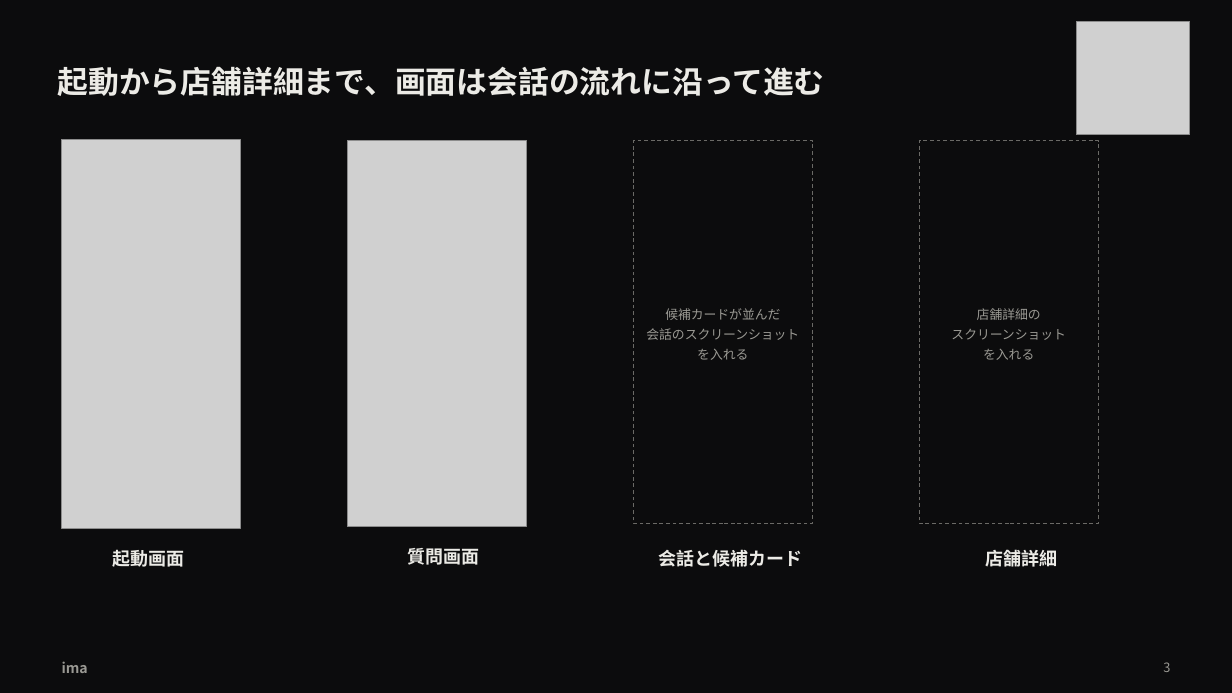
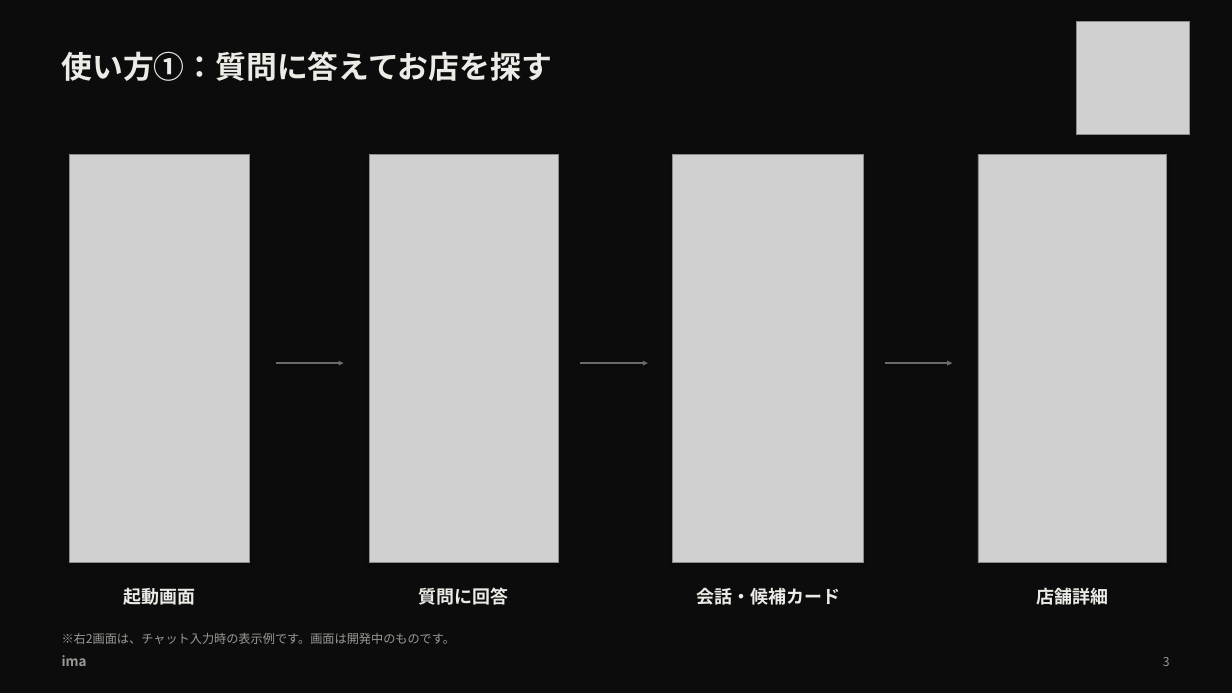
Before and after one commit to takapom/ima-app, a slide deck: slide 4 of docs/pitch/ima-pitch.pptx. Drawn at 1232x693 pixels with LibreOffice and Linux fonts; fonts in the diff are those of the drawing; grey boxes stand for pictures. Boxes give left, top, right and bottom in pixels: in the first picture for what was removed or moved away, otherwise in the second. Text is boxed around its words. In the diff, an @@ line names an element or a change of style, - is before the commit and + after.

```diff
--- a/docs/pitch/ima-pitch.pptx
+++ b/docs/pitch/ima-pitch.pptx
@@ text at box(62, 51, 552, 81): text changed @@
-起動から店舗詳細まで、画面は会話の流れに沿って進む
+使い方①：質問に答えてお店を探す
@@ picture: place and size @@
-picture at box(62, 140, 241, 529)
+picture at box(70, 154, 250, 563)
@@ rectangle: place and size @@
-rectangle at box(62, 140, 241, 524)
+rectangle at box(70, 154, 250, 563)
@@ picture: place and size @@
-picture at box(348, 140, 527, 527)
+picture at box(370, 154, 559, 563)
@@ rectangle: place and size @@
-rectangle at box(348, 140, 527, 524)
+rectangle at box(370, 154, 559, 563)
@@ rectangle: place and size @@
-rectangle at box(633, 140, 812, 524)
+rectangle at box(673, 154, 863, 563)
@@ picture added at box(673, 154, 863, 563) @@
@@ outline #6B6A66 0.75 pt dashed to #2A2A2E 0.65 pt; shadow on in 4 elements at box(70, 154, 250, 563), box(370, 154, 559, 563), box(673, 154, 863, 563), box(978, 154, 1166, 563) @@
@@ rectangle: place and size @@
-rectangle at box(920, 140, 1099, 524)
+rectangle at box(978, 154, 1166, 563)
@@ picture added at box(978, 154, 1166, 563) @@
@@ text removed at box(646, 308, 799, 360) @@
-候補カードが並んだ
-会話のスクリーンショット
-を入れる
@@ text removed at box(951, 308, 1066, 360) @@
-店舗詳細の
-スクリーンショット
-を入れる
@@ arrow added from (276, 363) to (344, 363), #6B6A66 1 pt @@
@@ arrow added from (580, 363) to (648, 363), #6B6A66 1 pt @@
@@ arrow added from (884, 363) to (953, 363), #6B6A66 1 pt @@
@@ text "起動画面": place and size @@
-text "起動画面" at box(112, 547, 184, 571)
+text "起動画面" at box(124, 584, 196, 608)
@@ text "起動画面" at box(124, 584, 196, 608): alignment left to centre; line spacing 21.4pt to 19.3pt @@
@@ text at box(419, 587, 509, 605): text changed @@
-質問画面
+質問に回答
@@ text at box(696, 587, 840, 605): text changed @@
-会話と候補カード
+会話・候補カード
@@ text "店舗詳細" at box(1036, 588, 1108, 605): alignment left to centre; line spacing 21.4pt to 19.3pt @@
@@ text "店舗詳細": place and size @@
-text "店舗詳細" at box(985, 550, 1057, 567)
+text "店舗詳細" at box(1036, 588, 1108, 605)
@@ text "ima" at box(62, 655, 87, 666): size 11 to 10.5 pt; line spacing 16.9pt to 12.6pt @@
@@ text added at box(62, 633, 456, 644), 9.5 pt, text #9A9993 @@
+※右2画面は、チャット入力時の表示例です。画面は開発中のものです。
@@ text "3" at box(1163, 657, 1170, 666): size 10 to 9.5 pt; alignment left to right; line spacing 14.6pt to 11.4pt @@
```
Also in this commit, not shown: 7 other slides changed.
